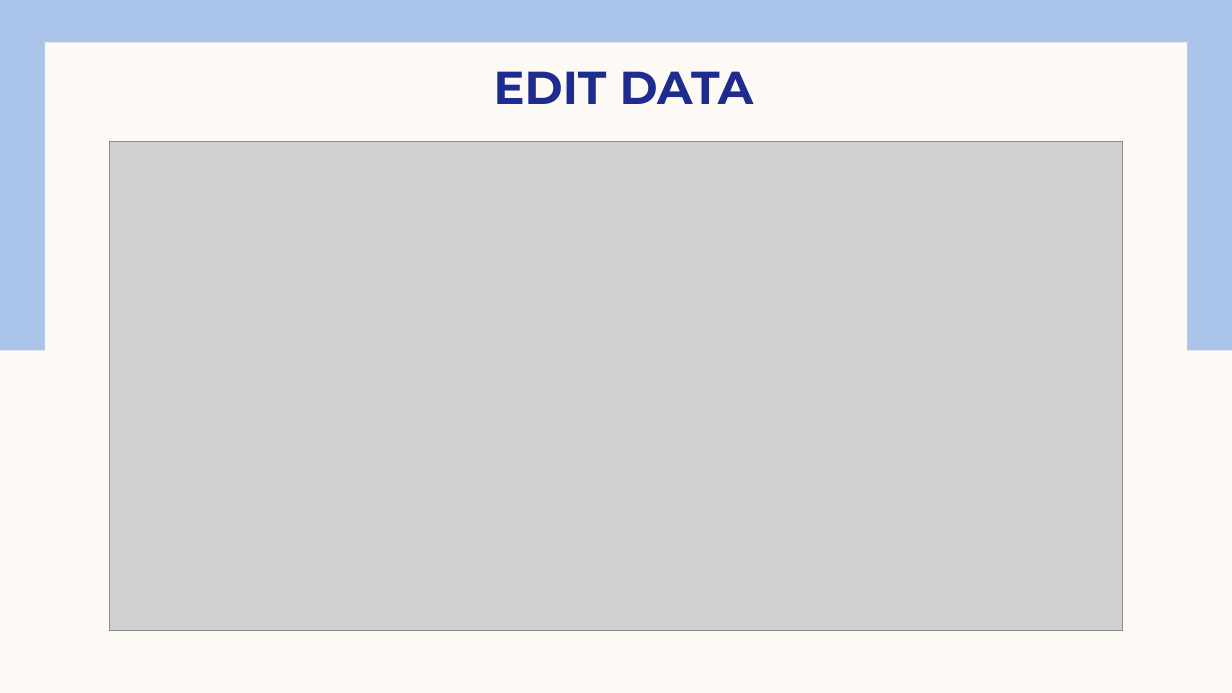
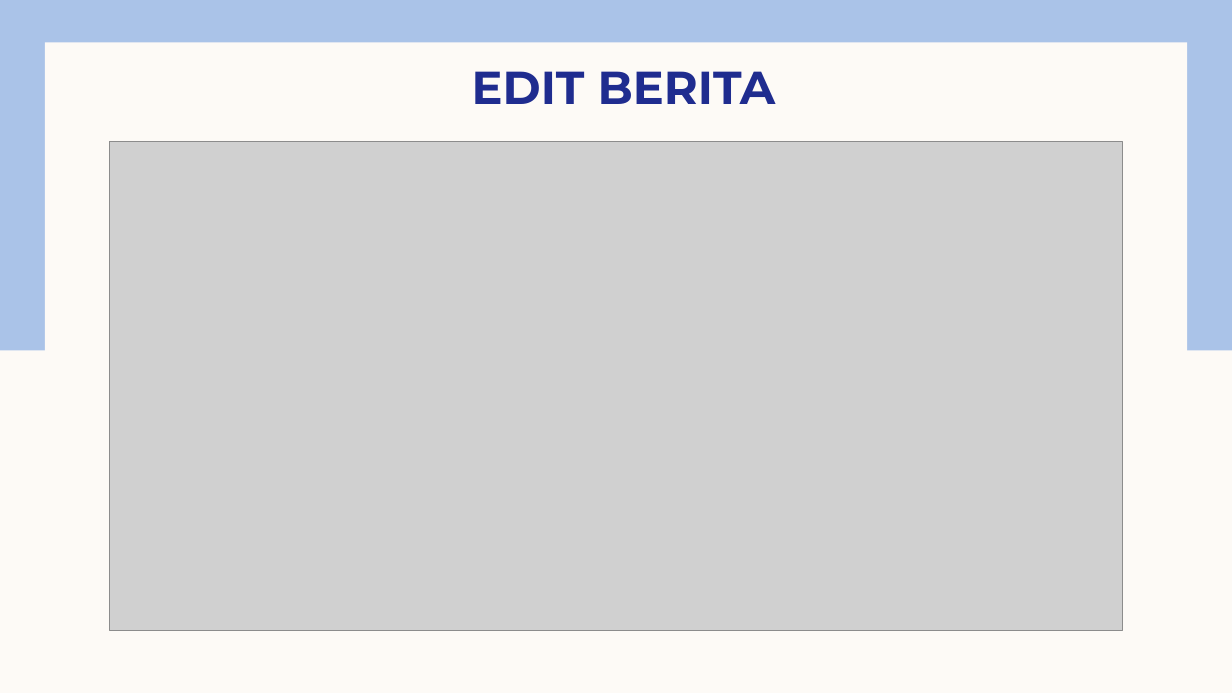
Before and after one commit to Dwi-Wahyu/komlekdam-hasanuddin-frontend, a slide deck: slide 8 of Tutorial Admin Page Hubdam14hsn.pptx (slide 10 before the commit). Drawn at 1232x693 pixels with LibreOffice and Linux fonts; fonts in the diff are those of the drawing; grey boxes stand for pictures. Boxes give left, top, right and bottom in pixels: in the first picture for what was removed or moved away, otherwise in the second. Text is boxed around its words. In the diff, an @@ line names an element or a change of style, - is before the commit and + after.

```diff
--- a/Tutorial Admin Page Hubdam14hsn.pptx
+++ b/Tutorial Admin Page Hubdam14hsn.pptx
@@ title at <box>472,71,776,104</box>: text changed @@
-EDIT DATA
+EDIT BERITA
```
Also in this commit, not shown: 2 other slides changed, 19 slides added, 11 slides removed.
